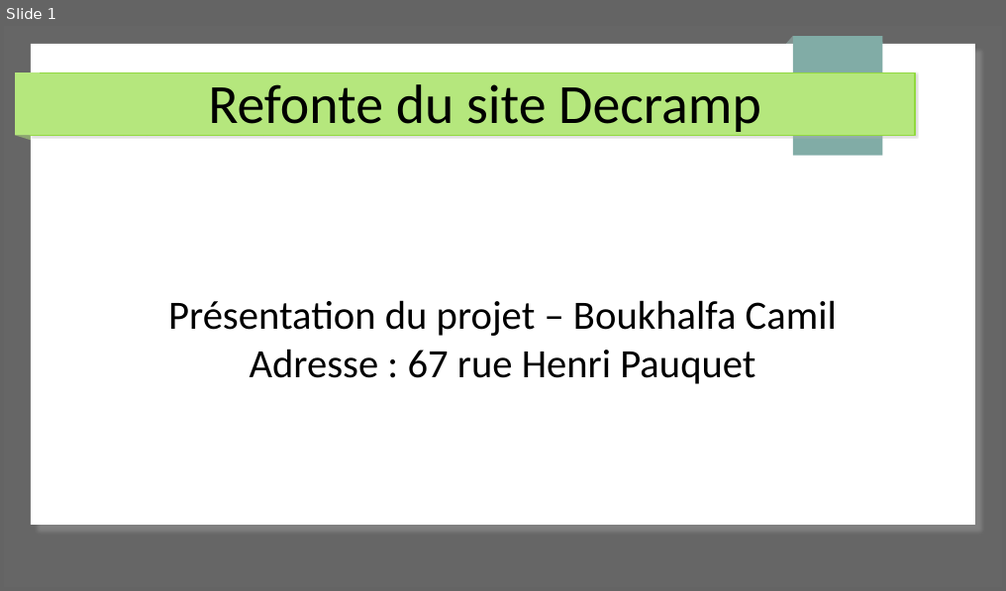
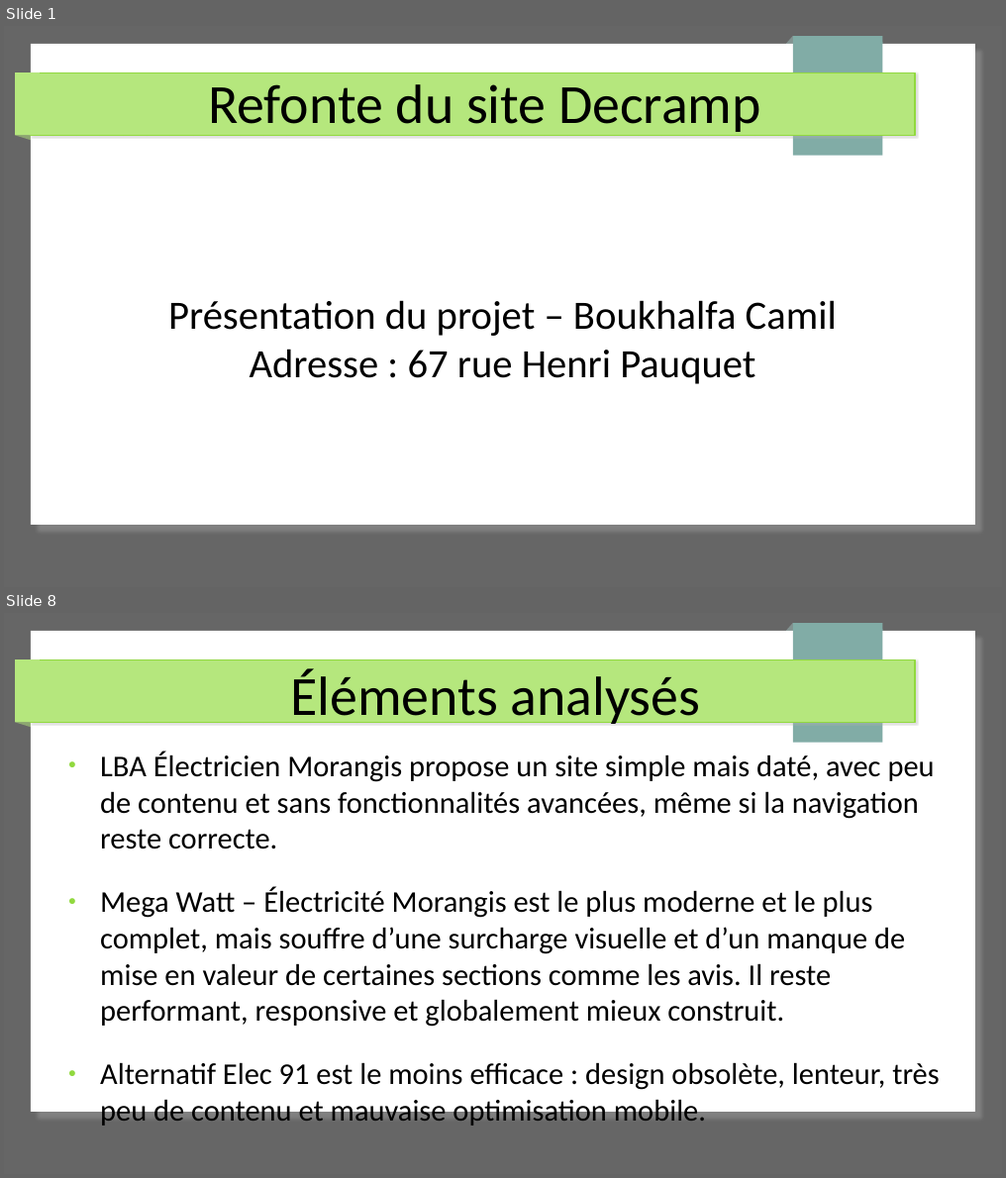
Before and after one commit to Cboukhal/project_exam, a slide deck: Document/projet_exam.odp. Shown one above the other, each under a label of ours: slide 1 before the commit, slides 1 and 8 after it; the slides between them are not shown. The pictures are 1006x591 and 1006x1178 pixels, drawn with LibreOffice and Linux fonts; fonts in the diff are those of the drawing. Boxes give left, top, right and bottom in pixels: in the first picture for what was removed or moved away, otherwise in the second. Text is boxed around its words. In the diff, an @@ line names an element or a change of style, - is before the commit and + after.

```diff
--- a/Document/projet_exam.odp
+++ b/Document/projet_exam.odp
@@ slide 8 added at [4,613,1002,1174], background #666666; not listed: 7 template elements that a slide beside it also shows @@
@@ title added at [290,669,701,729], 44 pt, text #000000 @@
+Éléments analysés
@@ text added at [100,751,939,1122], 24 pt, text #000000 @@
+● LBA Électricien Morangis propose un site simple mais daté, avec peu de contenu et sans fonctionnalités avancées, même si la navigation reste correcte.
+● Mega Watt – Électricité Morangis est le plus moderne et le plus complet, mais souffre d’une surcharge visuelle et d’un manque de mise en valeur de certaines sections comme les avis. Il reste performant, responsive et globalement mieux construit.
+● Alternatif Elec 91 est le moins efficace : design obsolète, lenteur, très peu de contenu et mauvaise optimisation mobile.
```
Also in this commit, not shown: 4 slides changed, 15 other slides added, 2 other files.
